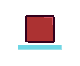
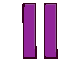
Layer changes from the first (80, 66) image to the second:
added group "Group 7" with 2 layers above "jukebox_interface_play.png" over [18,3,62,59]
added layer "Paint Layer 5" in group "Group 7" over [18,3,62,59]
added layer "Paint Layer 6" in group "Group 7" over [18,3,62,59]
hid "Background" over [18,3,62,59]
hid "Paint Layer 4" over [18,3,62,59]